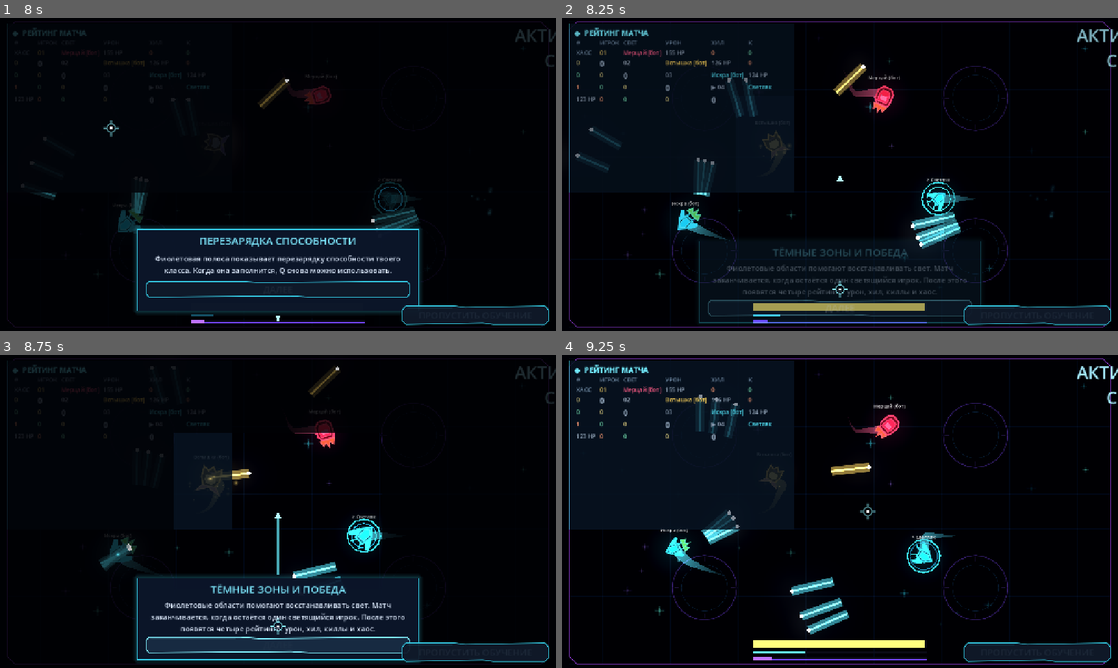
Above: before the commit, frames 1-4 (two rows, left to right).
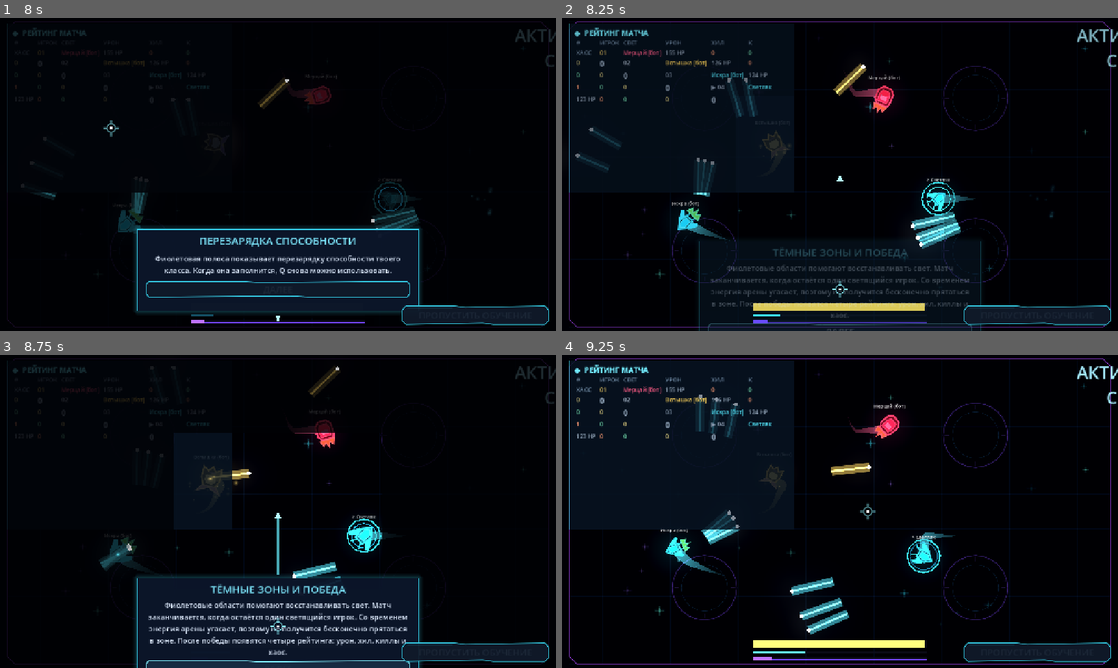
Above: after the commit, the same moments.

Repository: DvoreZZKy/svetobalamut
Game: Godot game, scene res://scenes/menu.tscn
Two runs of this game, one before a commit and one after it. Both use one fixed random seed, a clock stepped at 60 frames per second and the inputs below.
Inputs (mouse positions are in pixels of both pictures, inside the frame that each line leads up to):
- Up to frame 1 (8 s): click "Играть одному (с ботами)" at 0.5 s; tap Enter (restart) at 1.25 s; move the mouse to (400, 158) at 1.27 s; hold D (right) 1.28-2 s; hold Space (dash) 1.28-2 s; tap Q (ability) at 1.35, 3.8, 5.1, 7.55 s; click (400, 158) at 1.42 s; click "ДАЛЕЕ" at 2 s; move the mouse to (166, 190) at 2.77 s; hold S (down) 2.78-3.53 s; tap Space (dash) at 2.85, 5.3 s; tap E (possess) at 3.05, 6.05 s; move the mouse to (333, 105) at 3.52 s; hold D (right) 3.53-4.25 s; hold E (possess) 3.53-4.25 s; click "ДАЛЕЕ" at 4.25 s; move the mouse to (250, 237) at 5.02 s; hold W (up) 5.03-5.78 s; click (250, 237) at 5.17 s; move the mouse to (444, 221) at 5.77 s; hold A (left) 5.78-6.5 s; hold Space (dash) 5.78-6.5 s; click "ДАЛЕЕ" at 6.5 s; move the mouse to (111, 127) at 7.27 s; hold A (left) from 7.28 s (still down); click (111, 127) at 7.35 s
- Up to frame 2 (8.25 s): release A (left) at 8 s; click "ДАЛЕЕ" at 8 s
- Up to frame 3 (8.75 s): no input
- Up to frame 4 (9.25 s): move the mouse to (867, 511) at 8.77 s; hold S (down) from 8.78 s (still down); hold E (possess) from 8.78 s (still down); click (867, 511) at 8.92 s; tap Space (dash) at 9.05 s

Frame 1 is identical in both runs. In frame 2, 3.0% of the frame differs, in the area x 24-76%, y 82-100%; in frame 3, 4.3%; in frame 4, nothing differs.

Commit message:
Use remapped keys in the interactive tutorial

Diff:
--- a/scripts/arena_tutorial.gd
+++ b/scripts/arena_tutorial.gd
@@ -13,7 +13,7 @@
 	{"title":"ЗАПАС СВЕТА","body":"Полоса внизу — запас света и одновременно здоровье. Попадания, движение и выстрелы расходуют его. Восстанавливай свет в тёмных зонах и подбирай батареи.","target":"light"},
 	{"title":"ПЕРЕЗАРЯДКА РЫВКА","body":"Голубая полоса показывает восстановление рывка. Рывок расходует свет и помогает быстро сменить позицию.","target":"dash"},
 	{"title":"ПЕРЕЗАРЯДКА СПОСОБНОСТИ","body":"Фиолетовая полоса показывает перезарядку способности твоего класса. Когда она заполнится, Q снова можно использовать.","target":"ability"},
-	{"title":"ТЁМНЫЕ ЗОНЫ И ПОБЕДА","body":"Фиолетовые области помогают восстанавливать свет. Матч заканчивается, когда остаётся один светящийся игрок. После этого появятся четыре рейтинга: урон, хил, киллы и хаос.","target":"arena"}
+	{"title":"ТЁМНЫЕ ЗОНЫ И ПОБЕДА","body":"Фиолетовые области помогают восстанавливать свет. Матч заканчивается, когда остаётся один светящийся игрок. Со временем энергия арены угасает, поэтому не получится бесконечно прятаться в зоне. После победы появятся четыре рейтинга: урон, хил, киллы и хаос.","target":"arena"}
 ]
 const CONTROL_STEPS := [
 	{"title":"ПЕРЕДВИЖЕНИЕ","body":"Используй WASD, чтобы двигаться по арене. Попробуй переместиться — обучение продолжится автоматически.","kind":"move"},
@@ -280,10 +280,10 @@
 	body_label.text = str(item.body)
 	match str(item.kind):
 		"move": _set_wasd_keys()
-		"dash": _set_keys(["ПРОБЕЛ"])
-		"ability": _set_keys(["Q"])
+		"dash": _set_keys([_key_name("dash")])
+		"ability": _set_keys([_key_name("ability")])
 		"fire": _set_keys(["ЛКМ"])
-		"possess": _set_keys(["ПКМ", "E"])
+		"possess": _set_keys(["ПКМ", _key_name("possess")])
 	next_button.visible = false
 	panel.visible = true
 	panel.modulate.a = 0.0
@@ -301,16 +301,20 @@
 	layout.alignment = BoxContainer.ALIGNMENT_CENTER
 	var top := HBoxContainer.new()
 	top.alignment = BoxContainer.ALIGNMENT_CENTER
-	top.add_child(_keycap("W"))
+	top.add_child(_keycap(_key_name("up")))
 	layout.add_child(top)
 	var bottom := HBoxContainer.new()
 	bottom.alignment = BoxContainer.ALIGNMENT_CENTER
 	bottom.add_theme_constant_override("separation", 5)
-	for letter in ["A", "S", "D"]:
-		bottom.add_child(_keycap(letter))
+	for action in ["left", "down", "right"]:
+		bottom.add_child(_keycap(_key_name(action)))
 	layout.add_child(bottom)
 	key_row.add_child(layout)
 	key_row.visible = true
+
+
+func _key_name(action: String) -> String:
+	return OS.get_keycode_string(int(G.control_keys.get(action, KEY_W))).to_upper()
 
 
 func _current_control_done() -> bool:
